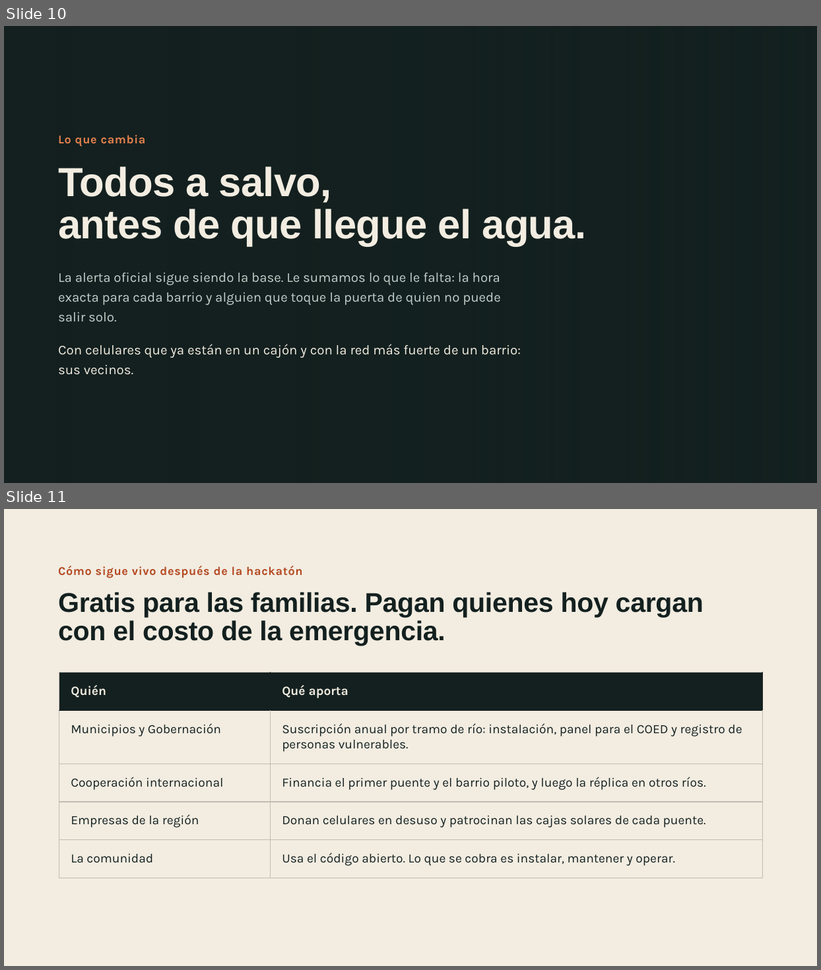
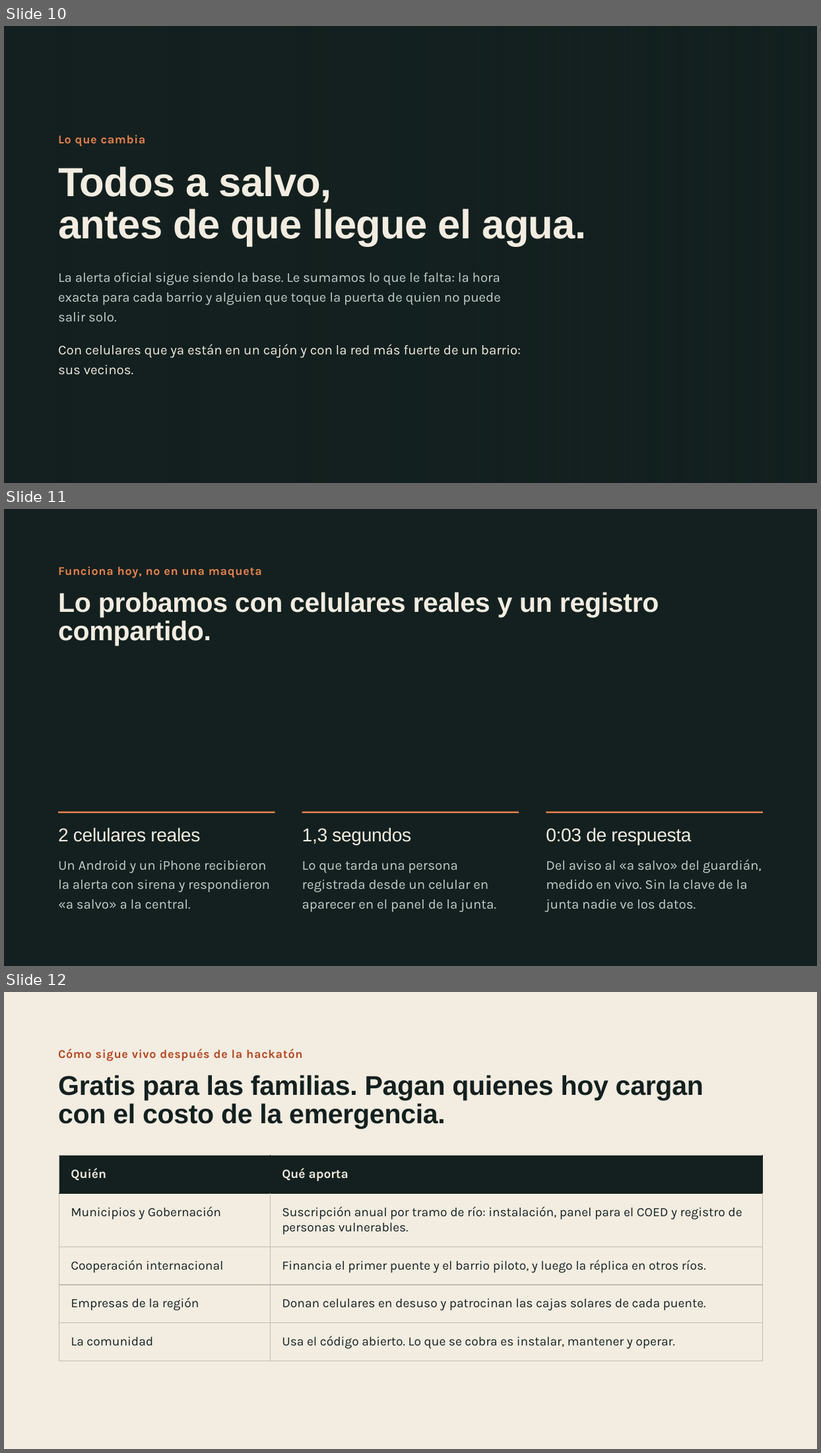
Before and after one commit to NeckHurtttt/birria-tech, a slide deck: El Río Suena · Pitch.pptx. Shown one above the other, each under a label of ours: slides 10 and 11 before the commit, slides 10, 11 and 12 after it. The pictures are 821x970 and 821x1453 pixels, drawn with LibreOffice and Linux fonts; fonts in the diff are those of the drawing; background and template pictures are left out. Boxes give left, top, right and bottom in pixels: in the first picture for what was removed or moved away, otherwise in the second. Text is boxed around its words. In the diff, an @@ line names an element or a change of style, - is before the commit and + after.

```diff
--- a/El Río Suena · Pitch.pptx
+++ b/El Río Suena · Pitch.pptx
@@ slide 11 added at [4, 509, 817, 966], background #13201F @@
@@ text added at [58, 566, 262, 578], 14 pt, text #E8834F, bold @@
+Funciona hoy, no en una maqueta
@@ title added at [58, 592, 659, 646], 32 pt, text #F2ECE1, bold @@
+Lo probamos con celulares reales y un registro compartido.
@@ line added from (58, 813) to (275, 813), #E8834F 2 pt @@
@@ line added from (302, 813) to (519, 813), #E8834F 2 pt @@
@@ line added from (547, 813) to (763, 813), #E8834F 2 pt @@
@@ text added at [58, 828, 200, 842], 22 pt, text #F2ECE1 @@
+2 celulares reales
@@ text added at [302, 828, 411, 846], 22 pt, text #F2ECE1 @@
+1,3 segundos
@@ text added at [546, 828, 691, 846], 22 pt, text #F2ECE1 @@
+0:03 de respuesta
@@ text added at [58, 861, 270, 909], 16 pt, text #C3CFCA @@
+Un Android y un iPhone recibieron la alerta con sirena y respondieron «a salvo» a la central.
@@ text added at [302, 861, 496, 912], 16 pt, text #C3CFCA @@
+Lo que tarda una persona registrada desde un celular en aparecer en el panel de la junta.
@@ text added at [546, 859, 762, 912], 16 pt, text #C3CFCA @@
+Del aviso al «a salvo» del guardián, medido en vivo. Sin la clave de la junta nadie ve los datos.
@@ what was slide 11 is now slide 12 @@
```
Also in this commit, not shown: 1 slide changed, 1 other slide added.
